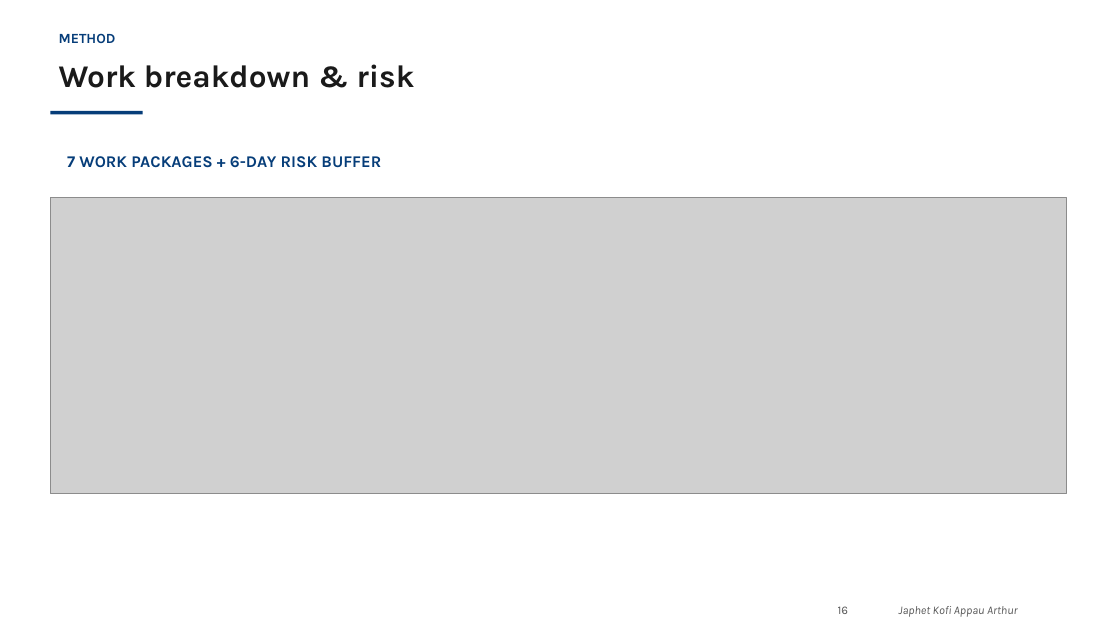
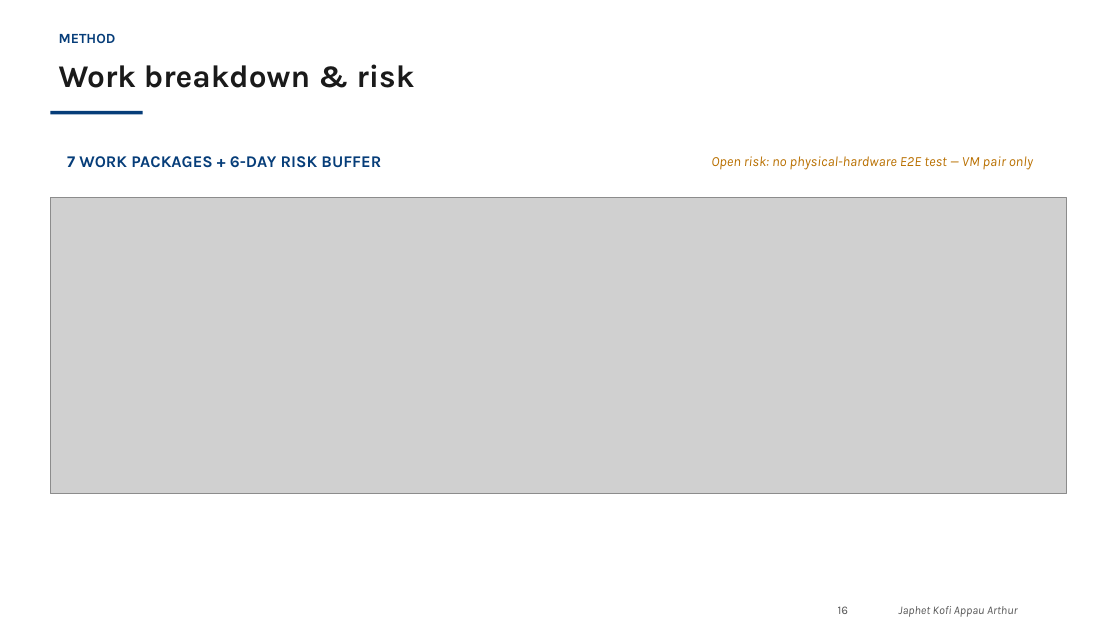
Before and after one commit to PenCoder/full-auto-migration, a slide deck: slide 16 of docs/presentation/Migration_Wizard_Praktikum_Presentation.pptx. Drawn at 1120x630 pixels with LibreOffice and Linux fonts; fonts in the diff are those of the drawing; grey boxes stand for pictures; background and template pictures are left out. Boxes give left, top, right and bottom in pixels: in the first picture for what was removed or moved away, otherwise in the second. Text is boxed around its words. In the diff, an @@ line names an element or a change of style, - is before the commit and + after.

```diff
--- a/docs/presentation/Migration_Wizard_Praktikum_Presentation.pptx
+++ b/docs/presentation/Migration_Wizard_Praktikum_Presentation.pptx
@@ text added at <box>711,156,1033,170</box>, 12 pt, text #B97000, italic @@
+Open risk: no physical-hardware E2E test — VM pair only
```
Also in this commit, not shown: 1 slide removed.
